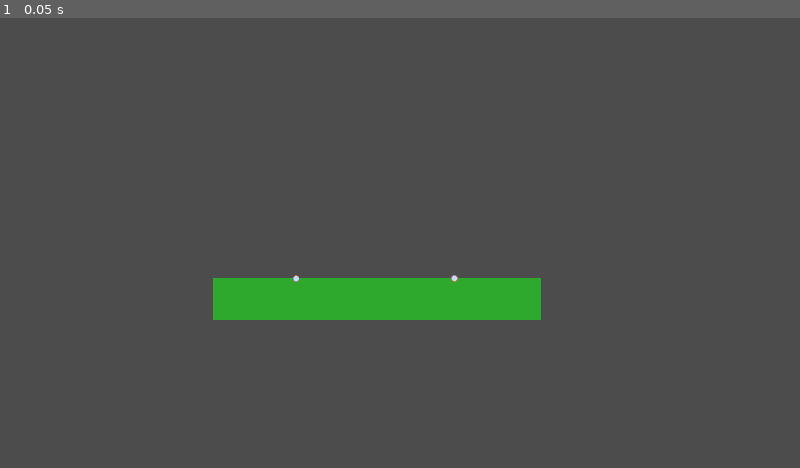
Above: before the commit, frame 1.
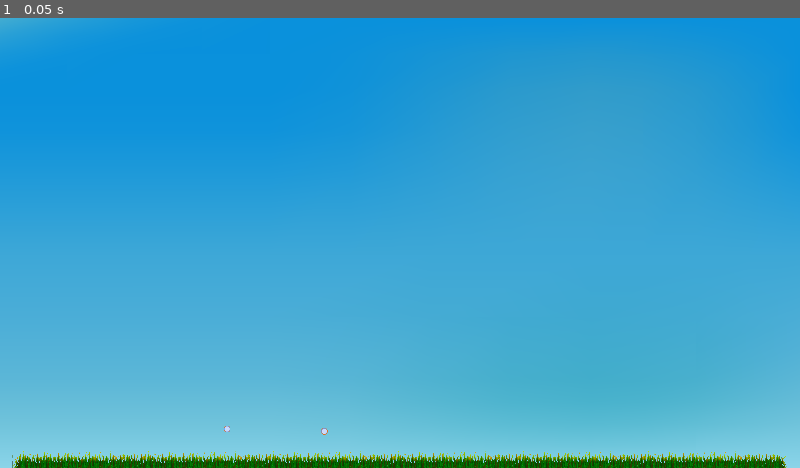
Above: after the commit, the same moment.

Repository: Drauthius/flat-builder
Game: Godot game, scene res://levels/Level1.tscn
Same seed, same stepped clock (60 frames per second), same inputs: the game is played once before the commit and once after it. Before the commit the project starts from res://Level1.tscn.
Inputs:
- Up to frame 1 (0.05 s): no input

The runs differ from the first frame. In frame 1, 100% of the frame differs, in the area x 0-100%, y 0-100%.

Commit message:
Restructured things, moved things around
Added some comments!

Diff:
--- a/Game.gd
+++ b/Game.gd
@@ -1,26 +1,168 @@
 extends Node
 
+var Beam = preload("res://scenes/Beam.tscn")
+var BeamSprite = preload("res://scenes/BeamSprite.tscn")
+
+var from = null
+var placing = null
+var playing = false
+var beams = []
+var joints = []
+
 func _ready():
-	var beam = $Beam
-	beam.get_node("Mid").mode = RigidBody2D.MODE_RIGID
-	beam.get_node("Left").mode = RigidBody2D.MODE_RIGID
-	beam.get_node("Right").mode = RigidBody2D.MODE_RIGID
-	beam.get_node("Mid").set_sleeping(false)
-	beam.get_node("Left").set_sleeping(false)
-	beam.get_node("Right").set_sleeping(false)
+	# Add the ground joints that are available in the level (identified as RigidBody2D).
+	for node in get_children():
+		if node is RigidBody2D:
+			joints.append(node)
+			# Connect the click event for the joint
+			node.connect("clicked", self, "_on_Joint_clicked")
 
-	beam = $Beam2
-	beam.get_node("Mid").mode = RigidBody2D.MODE_RIGID
-	beam.get_node("Left").mode = RigidBody2D.MODE_RIGID
-	beam.get_node("Right").mode = RigidBody2D.MODE_RIGID
-	beam.get_node("Mid").set_sleeping(false)
-	beam.get_node("Left").set_sleeping(false)
-	beam.get_node("Right").set_sleeping(false)
+func _process(delta):
+	if placing:
+		_update_placing_beam()
 
-	beam = $Beam3
-	beam.get_node("Mid").mode = RigidBody2D.MODE_RIGID
-	beam.get_node("Left").mode = RigidBody2D.MODE_RIGID
-	beam.get_node("Right").mode = RigidBody2D.MODE_RIGID
-	beam.get_node("Mid").set_sleeping(false)
-	beam.get_node("Left").set_sleeping(false)
-	beam.get_node("Right").set_sleeping(false)
+	if not playing and Input.is_action_just_pressed("ui_accept"):
+		print("PHYSICS!")
+		play()
+
+# Start physics.
+func play():
+	playing = true
+
+	for beam in beams:
+		beam.get_node("Mid").mode = RigidBody2D.MODE_RIGID
+		beam.get_node("Left").mode = RigidBody2D.MODE_RIGID
+		beam.get_node("Right").mode = RigidBody2D.MODE_RIGID
+		beam.get_node("Mid").set_sleeping(false)
+		beam.get_node("Left").set_sleeping(false)
+		beam.get_node("Right").set_sleeping(false)
+
+# Stretch and rotate the beam sprite that is currently being placed.
+func _update_placing_beam(position = null):
+	if not position:
+		position = get_viewport().get_mouse_position()
+
+	placing.look_at(position)
+	var diff = position - from.position
+	placing.get_node("Sprite").rect_size.x = diff.length()
+
+# Called when clicked on things that aren't a joint.
+# This function recieves the input event before the joint for some reason (when placing), so just handle it here I guess.
+func _unhandled_input(event):
+	if playing:
+		return
+
+	if event is InputEventMouseButton and placing and event.button_index == BUTTON_LEFT and not event.pressed:
+		#print("unhandled input")
+		get_tree().set_input_as_handled() # Marked as handled.
+
+		# Create a shape + transform for checking if a click connects to an existing joint.
+		var shape = CircleShape2D.new()
+		shape.radius = 10
+		var transform = Transform2D(0.0, event.position)
+
+		for joint in joints:
+			if joint.get_node("CollisionShape2D").shape.collide(joint.get_global_transform(), shape, transform):
+				var position = joint.get_global_transform().origin
+
+				# Update the placing node, so that _place_beam puts the end at the right place.
+				_update_placing_beam(position)
+
+				_place_beam(position, joint)
+				return
+
+		_place_beam(event.position)
+
+# Called when a joint (ground or from a beam) is clicked.
+func _on_Joint_clicked(joint):
+	if playing:
+		return
+
+	var position = joint.get_global_transform().origin
+
+	if not placing:
+		#print("attaching to ", joint)
+		from = { "joint": joint, "position": position }
+		placing = BeamSprite.instance()
+		add_child(placing)
+		placing.set_position(from.position)
+	#else:
+		# The above _unhandled_event gets the event before the click event on the joint.
+
+# Called when trying to place a beam.
+func _place_beam(position, other_joint = null):
+	# How much softness to allow for the pin joints.
+	# This needs to be greater than zero, to avoid having too rigid structures that start to vibrate.
+	var slackness = 1
+
+	# Minimum length requirement for placing beam.
+	if placing.get_node("Sprite").rect_size.x >= 16:
+		# Create a new beam
+		var beam = Beam.instance()
+		beam.set_position(placing.get_position())
+		beam.set_rotation(placing.get_rotation())
+		add_child(beam)
+
+		# Set the length of the beam (texture sprite) and the position of the right joint.
+		var length = (position - from.position).length()
+		beam.get_node("Mid/TextureRect").rect_size.x = length
+		beam.get_node("Right").position = Vector2(length, 0)
+		# The mass has to be updated to correspond with the length
+		beam.get_node("Mid").mass = length / 320.0
+
+		# This is utter shit. The joint connecting the right ball to the beam has to be added here, or it will snap back to the original position
+		# once the mode is changed to rigid (if it was added in the editor). The left joint is handled the same way for consistency.
+		yield(get_tree(), "idle_frame") # Wait a frame, because why not (probably needed for the rigid body to "update").
+		var left_joint = PinJoint2D.new()
+		left_joint.softness = slackness
+		left_joint.position = beam.get_node("Left").position - Vector2(30, 0)
+		left_joint.node_a = beam.get_node("Mid").get_path()
+		left_joint.node_b = beam.get_node("Left").get_path()
+		beam.get_node("Mid").add_child(left_joint)
+
+		var right_joint = PinJoint2D.new()
+		right_joint.softness = slackness
+		right_joint.position = beam.get_node("Right").position - Vector2(30, 0)
+		right_joint.node_a = beam.get_node("Mid").get_path()
+		right_joint.node_b = beam.get_node("Right").get_path()
+		beam.get_node("Mid").add_child(right_joint)
+
+		# Recreate the collision shape, since it is shared among all beams, but they need to be unique (since the length might be different).
+		beam.get_node("Mid/CollisionShape2D").set_shape(beam.get_node("Mid/CollisionShape2D").get_shape().duplicate(true))
+		# Set the length of the collision shape (minus a small offset)
+		beam.get_node("Mid/CollisionShape2D").shape.extents.x = length / 2 - 10
+		# Set the position of the collision shape (needs to be in the middle of the beam)
+		beam.get_node("Mid/CollisionShape2D").position.x = length / 2 - 30
+
+		# Connect the click events for the left and right joints
+		beam.get_node("Left").connect("clicked", self, "_on_Joint_clicked")
+		beam.get_node("Right").connect("clicked", self, "_on_Joint_clicked")
+
+		# Add the beam and joints to the lists
+		beams.append(beam)
+		joints.append(beam.get_node("Left"))
+		joints.append(beam.get_node("Right"))
+
+		# Add the pin joints connecting the beam with the joints it was placed upon.
+		# Have to yield here, or the thing goes haywire once the body is set to rigid.
+		yield(get_tree(), "idle_frame")
+		var joint = PinJoint2D.new()
+		beam.get_node("Mid").add_child(joint)
+		joint.softness = slackness
+		joint.position = left_joint.position
+		joint.node_a = from.joint.get_path()
+		joint.node_b = beam.get_node("Left").get_path()
+
+		# Add a pin joint for the right joint if it is connected to anything.
+		if other_joint:
+			joint = PinJoint2D.new()
+			beam.get_node("Mid").add_child(joint)
+			joint.softness = slackness
+			joint.position = right_joint.position
+			joint.node_a = other_joint.get_path()
+			joint.node_b = beam.get_node("Right").get_path()
+
+	# Clear the placing stuff.
+	placing.queue_free()
+	placing = null
+	from = null
--- a/Game.tscn
+++ /dev/null
@@ -1,178 +0,0 @@
-[gd_scene load_steps=8 format=2]
-
-[ext_resource path="res://Game.gd" type="Script" id=1]
-[ext_resource path="res://sky.png" type="Texture" id=2]
-[ext_resource path="res://grass.png" type="Texture" id=3]
-[ext_resource path="res://grass-l.png" type="Texture" id=4]
-[ext_resource path="res://grass-r.png" type="Texture" id=5]
-[ext_resource path="res://GroundJoint.tscn" type="PackedScene" id=6]
-[ext_resource path="res://Beam.tscn" type="PackedScene" id=7]
-
-[node name="Game" type="Node"]
-
-script = ExtResource( 1 )
-
-[node name="PinJoint2D" type="PinJoint2D" parent="." index="0"]
-
-position = Vector2( 337.017, 938.738 )
-node_a = NodePath("../GroundJoint")
-node_b = NodePath("../Beam/Left")
-bias = 0.0
-disable_collision = true
-softness = 0.0
-_sections_unfolded = [ "Transform" ]
-
-[node name="PinJoint2D2" type="PinJoint2D" parent="." index="1"]
-
-position = Vector2( 399.313, 931.088 )
-node_a = NodePath("../Beam/Right")
-node_b = NodePath("../Beam2/Left")
-bias = 0.0
-disable_collision = true
-softness = 0.0
-_sections_unfolded = [ "Transform" ]
-
-[node name="PinJoint2D4" type="PinJoint2D" parent="." index="2"]
-
-position = Vector2( 456.493, 945.238 )
-node_a = NodePath("../Beam2/Right")
-node_b = NodePath("../Beam3/Left")
-bias = 0.0
-disable_collision = true
-softness = 0.0
-_sections_unfolded = [ "Transform" ]
-
-[node name="PinJoint2D3" type="PinJoint2D" parent="." index="3"]
-
-position = Vector2( 520.167, 947.557 )
-node_a = NodePath("../Beam3/Right")
-node_b = NodePath("../GroundJoint2")
-bias = 0.0
-disable_collision = true
-softness = 0.0
-_sections_unfolded = [ "Transform" ]
-
-[node name="Sky" type="TextureRect" parent="." index="4"]
-
-anchor_left = 0.0
-anchor_top = 0.0
-anchor_right = 0.0
-anchor_bottom = 0.0
-margin_top = -920.0
-margin_right = 1920.0
-margin_bottom = 1080.0
-rect_pivot_offset = Vector2( 0, 0 )
-rect_clip_content = false
-mouse_filter = 1
-mouse_default_cursor_shape = 0
-size_flags_horizontal = 1
-size_flags_vertical = 1
-texture = ExtResource( 2 )
-expand = true
-stretch_mode = 0
-_sections_unfolded = [ "Anchor", "Grow Direction", "Margin", "Rect", "Size Flags" ]
-
-[node name="GrassTiles" type="TextureRect" parent="." index="5"]
-
-anchor_left = 0.0
-anchor_top = 0.0
-anchor_right = 0.0
-anchor_bottom = 0.0
-margin_left = 80.0
-margin_top = 1030.0
-margin_right = 35280.0
-margin_bottom = 2030.0
-rect_scale = Vector2( 0.05, 0.05 )
-rect_pivot_offset = Vector2( 0, 0 )
-rect_clip_content = false
-mouse_filter = 1
-mouse_default_cursor_shape = 0
-size_flags_horizontal = 1
-size_flags_vertical = 1
-texture = ExtResource( 3 )
-stretch_mode = 2
-
-[node name="GrassLeft" type="TextureRect" parent="." index="6"]
-
-anchor_left = 0.0
-anchor_top = 0.0
-anchor_right = 0.0
-anchor_bottom = 0.0
-margin_left = 30.0
-margin_top = 1030.0
-margin_right = 1030.0
-margin_bottom = 2030.0
-rect_scale = Vector2( 0.05, 0.05 )
-rect_pivot_offset = Vector2( 0, 0 )
-rect_clip_content = false
-mouse_filter = 1
-mouse_default_cursor_shape = 0
-size_flags_horizontal = 1
-size_flags_vertical = 1
-texture = ExtResource( 4 )
-stretch_mode = 2
-_sections_unfolded = [ "Rect" ]
-
-[node name="GrassRight" type="TextureRect" parent="." index="7"]
-
-anchor_left = 0.0
-anchor_top = 0.0
-anchor_right = 0.0
-anchor_bottom = 0.0
-margin_left = 1840.0
-margin_top = 1030.0
-margin_right = 2840.0
-margin_bottom = 2030.0
-rect_scale = Vector2( 0.05, 0.05 )
-rect_pivot_offset = Vector2( 0, 0 )
-rect_clip_content = false
-mouse_filter = 1
-mouse_default_cursor_shape = 0
-size_flags_horizontal = 1
-size_flags_vertical = 1
-texture = ExtResource( 5 )
-stretch_mode = 2
-_sections_unfolded = [ "Rect" ]
-
-[node name="GroundJoint" parent="." index="8" instance=ExtResource( 6 )]
-
-position = Vector2( 341.18, 946.44 )
-_sections_unfolded = [ "Pickable", "Transform" ]
-
-[node name="GroundJoint2" parent="." index="9" instance=ExtResource( 6 )]
-
-position = Vector2( 518.864, 946.092 )
-
-[node name="Beam" parent="." index="10" instance=ExtResource( 7 )]
-
-editor/display_folded = true
-position = Vector2( 341.749, 946.178 )
-rotation = -0.261799
-
-[node name="TextureRect" parent="Beam/Mid" index="0"]
-
-stretch_mode = 0
-
-[node name="Beam2" parent="." index="11" instance=ExtResource( 7 )]
-
-editor/display_folded = true
-position = Vector2( 400.088, 930.868 )
-rotation = 0.261799
-
-[node name="TextureRect" parent="Beam2/Mid" index="0"]
-
-stretch_mode = 0
-
-[node name="Beam3" parent="." index="12" instance=ExtResource( 7 )]
-
-editor/display_folded = true
-position = Vector2( 459.239, 946.178 )
-
-[node name="TextureRect" parent="Beam3/Mid" index="0"]
-
-stretch_mode = 0
-
-
-[editable path="Beam"]
-[editable path="Beam2"]
-[editable path="Beam3"]
--- a/Joint.tscn
+++ /dev/null
@@ -1,40 +0,0 @@
-[gd_scene load_steps=3 format=2]
-
-[ext_resource path="res://joint.png" type="Texture" id=1]
-
-[sub_resource type="CircleShape2D" id=1]
-
-custom_solver_bias = 0.0
-radius = 8.4973
-
-[node name="Joint" type="Node2D"]
-
-[node name="RigidBody2D" type="RigidBody2D" parent="." index="0"]
-
-input_pickable = false
-collision_layer = 1
-collision_mask = 1
-mode = 0
-mass = 1.0
-friction = 1.0
-bounce = 0.0
-gravity_scale = 1.0
-custom_integrator = false
-continuous_cd = 0
-contacts_reported = 0
-contact_monitor = false
-sleeping = false
-can_sleep = true
-linear_velocity = Vector2( 0, 0 )
-linear_damp = -1.0
-angular_velocity = 0.0
-angular_damp = -1.0
-
-[node name="CollisionShape2D" type="CollisionShape2D" parent="RigidBody2D" index="0"]
-
-shape = SubResource( 1 )
-disabled = true
-
-[node name="Sprite" type="Sprite" parent="." index="1"]
-
-texture = ExtResource( 1 )
--- a/Level1.gd
+++ /dev/null
@@ -1,184 +0,0 @@
-extends Node
-
-var Beam = preload("res://Beam.tscn")
-var BeamSprite = preload("res://BeamSprite.tscn")
-
-var from = null
-var placing = null
-
-var playing = false
-var beams = []
-var joints = []
-
-func _ready():
-	joints.append($GroundJoint)
-	joints.append($GroundJoint2)
-
-func _process(delta):
-	if placing:
-		var mpos = get_viewport().get_mouse_position()
-		placing.look_at(mpos)
-		var diff = mpos - from.position
-		placing.get_node("Sprite").rect_size.x = diff.length()
-
-	if not playing and Input.is_action_just_pressed("ui_accept"):
-		print("PHYSICS!")
-		play()
-
-func play():
-	playing = true
-
-	#var joint = $PinJoint2D
-	#joint.node_a = NodePath("../GroundJoint")
-	#joint.node_b = NodePath("../Beam/Left")
-
-	for beam in beams:
-		beam.get_node("Mid").mode = RigidBody2D.MODE_RIGID
-		beam.get_node("Left").mode = RigidBody2D.MODE_RIGID
-		beam.get_node("Right").mode = RigidBody2D.MODE_RIGID
-		beam.get_node("Mid").set_sleeping(false)
-		beam.get_node("Left").set_sleeping(false)
-		beam.get_node("Right").set_sleeping(false)
-
-func _unhandled_input(event):
-	if playing:
-		return
-
-	if event is InputEventMouseButton and placing and event.button_index == BUTTON_LEFT and not event.pressed:
-		#print("unhandled event")
-		get_tree().set_input_as_handled()
-
-		# This function recieves the input event before the joint for some reason, so just handle it here I guess.
-		var shape = CircleShape2D.new()
-		shape.radius = 10
-		var transform = Transform2D(0.0, event.position)
-		for joint in joints:
-			if joint.get_node("CollisionShape2D").shape.collide(joint.get_global_transform(), shape, transform):
-				#print("Join joints!")
-				# Update the placing node, so that _place_beam puts the end at the right place.
-				var position = joint.get_global_transform().origin #+ Vector2(100, 100)
-				placing.look_at(position)
-				placing.get_node("Sprite").rect_size.x = (position - from.position).length()
-				_place_beam(position, joint)
-				return
-		_place_beam(event.position)
-
-func _on_Joint_clicked(joint):
-	if playing:
-		return
-
-	var position = joint.get_global_transform().origin
-	#print("pos ", position)
-
-	if not placing:
-		#print("attaching to ", joint)
-		from = { "joint": joint, "position": position }
-		placing = BeamSprite.instance()
-		add_child(placing)
-		placing.set_position(from.position)
-	#else:
-		#print("This shouldn't trigger")
-
-#		print("re-using ", joint)
-#		# Update the placing node, so that _place_beam puts the end at the right place.
-#		placing.look_at(position)
-#		position += Vector2(100, 100)
-#		placing.get_node("Sprite").scale.x = (position - from).length() / 32.0
-#		placing.queue_free()
-#		placing = null
-#		from = null
-#		#_place_beam(position)
-
-func _place_beam(position, other_joint = null):
-	var slackness = 1
-
-	if placing.get_node("Sprite").rect_size.x > 16:
-		var beam = Beam.instance()
-		beam.set_position(placing.get_position())
-		beam.set_rotation(placing.get_rotation())
-		add_child(beam)
-
-		var length = (position - from.position).length()
-		beam.get_node("Mid/TextureRect").rect_size.x = length
-		beam.get_node("Right").position = Vector2(length, 0)
-
-		# This is utter shit. The joint connecting the right ball to the beam has to be added here, or it will snap back to the original position
-		# once the mode is changed to rigid.
-		yield(get_tree(), "idle_frame")
-		var meh1 = PinJoint2D.new()
-		meh1.softness = slackness
-		meh1.position = beam.get_node("Left").position - Vector2(30, 0)
-		#meh.position = Vector2(-30, 0)
-		meh1.node_a = beam.get_node("Mid").get_path()
-		meh1.node_b = beam.get_node("Left").get_path()
-		beam.get_node("Mid").add_child(meh1)
-
-		var meh2 = PinJoint2D.new()
-		meh2.softness = slackness
-		meh2.position = beam.get_node("Right").position - Vector2(30, 0)
-		#meh.position = Vector2(-30, 0)
-		meh2.node_a = beam.get_node("Mid").get_path()
-		meh2.node_b = beam.get_node("Right").get_path()
-		beam.get_node("Mid").add_child(meh2)
-		#beam.remove_child(beam.get_node("Mid/PinJoint2D2"))
-		#beam.get_node("Mid/PinJoint2D2").position = Vector2(length, 0)
-		#beam.get_node("Right/CollisionShape2D").position = Vector2(0, 0) # Vector2(length - 60, 0)
-		#beam.get_node("Right/CollisionShape2D").position = Vector2(length, 0)
-		#var meh3 = RectangleShape2D.new()
-		#beam.get_node("Mid/CollisionShape2D").instance()
-		beam.get_node("Mid/CollisionShape2D").set_shape(beam.get_node("Mid/CollisionShape2D").get_shape().duplicate(true))
-		beam.get_node("Mid/CollisionShape2D").shape.extents.x = length / 2 - 10
-		beam.get_node("Mid/CollisionShape2D").position.x = length / 2 - 30
-		beam.get_node("Left").connect("clicked", self, "_on_Joint_clicked")
-		beam.get_node("Right").connect("clicked", self, "_on_Joint_clicked")
-		beams.append(beam)
-		joints.append(beam.get_node("Left"))
-		joints.append(beam.get_node("Right"))
-
-		beam.get_node("Mid").mass = length / 320.0
-		print("New mass ", beam.get_node("Mid").mass)
-
-		# Have to yield here, or the thing goes haywire once the body is set to
-		# rigid.
-		yield(get_tree(), "idle_frame")
-		var joint = PinJoint2D.new()
-		joint.softness = slackness
-		#joint.position = from.position
-		joint.position = meh1.position
-		#joint.position = beam.get_node("Mid").get_transform().xform_inv(from.position)
-		#joint.position = $GroundJoint.position
-		beam.get_node("Mid").add_child(joint)
-		#add_child(joint)
-		#print($GroundJoint)
-		#print($GroundJoint.get_path())
-		#print(joint.position)
-		#print(from.joint.get_name())
-		#print(from.joint.get_path())
-		#print(beam.get_node("Left").get_path())
-		joint.node_a = from.joint.get_path()
-		joint.node_b = beam.get_node("Left").get_path()
-		#joint.softness = 0
-		#joint.bias = 0
-		#joint.disable_collision = true
-		#joint.node_b = NodePath("../GroundJoint")
-		#joint.node_a = NodePath("../Beam/Left")
-
-		#var joint = $PinJoint2D
-		#joint.node_a = NodePath("../GroundJoint")
-		#joint.node_b = NodePath("../Beam/Left")
-
-		if other_joint:
-			joint = PinJoint2D.new()
-			joint.softness = slackness
-			joint.position = meh2.position
-			#joint.position = other_joint.get_global_transform().origin
-			#joint.position = beam.get_transform().xform_inv(other_joint.get_global_transform().origin)
-			joint.node_a = other_joint.get_path()
-			joint.node_b = beam.get_node("Right").get_path()
-			#add_child(joint)
-			#beam.add_child(joint)
-			beam.get_node("Mid").add_child(joint)
-		#print("bye")
-	placing.queue_free()
-	placing = null
-	from = null
--- /dev/null
+++ b/levels/Level1.tscn
@@ -0,0 +1,97 @@
+[gd_scene load_steps=7 format=2]
+
+[ext_resource path="res://Game.gd" type="Script" id=1]
+[ext_resource path="res://sprites/sky.png" type="Texture" id=2]
+[ext_resource path="res://sprites/grass.png" type="Texture" id=3]
+[ext_resource path="res://sprites/grass-l.png" type="Texture" id=4]
+[ext_resource path="res://sprites/grass-r.png" type="Texture" id=5]
+[ext_resource path="res://scenes/GroundJoint.tscn" type="PackedScene" id=6]
+
+[node name="Game" type="Node" index="0"]
+
+script = ExtResource( 1 )
+
+[node name="Sky" type="TextureRect" parent="." index="0"]
+
+anchor_left = 0.0
+anchor_top = 0.0
+anchor_right = 1.0
+anchor_bottom = 1.0
+rect_pivot_offset = Vector2( 0, 0 )
+rect_clip_content = false
+mouse_filter = 2
+mouse_default_cursor_shape = 0
+size_flags_horizontal = 1
+size_flags_vertical = 1
+texture = ExtResource( 2 )
+expand = true
+stretch_mode = 0
+
+[node name="GrassTiles" type="TextureRect" parent="." index="1"]
+
+anchor_left = 0.0
+anchor_top = 0.0
+anchor_right = 0.0
+anchor_bottom = 0.0
+margin_left = 80.0
+margin_top = 1030.0
+margin_right = 35280.0
+margin_bottom = 2030.0
+rect_scale = Vector2( 0.05, 0.05 )
+rect_pivot_offset = Vector2( 0, 0 )
+rect_clip_content = false
+mouse_filter = 2
+mouse_default_cursor_shape = 0
+size_flags_horizontal = 1
+size_flags_vertical = 1
+texture = ExtResource( 3 )
+stretch_mode = 2
+
+[node name="GrassLeft" type="TextureRect" parent="." index="2"]
+
+anchor_left = 0.0
+anchor_top = 0.0
+anchor_right = 0.0
+anchor_bottom = 0.0
+margin_left = 30.0
+margin_top = 1030.0
+margin_right = 1030.0
+margin_bottom = 2030.0
+rect_scale = Vector2( 0.05, 0.05 )
+rect_pivot_offset = Vector2( 0, 0 )
+rect_clip_content = false
+mouse_filter = 2
+mouse_default_cursor_shape = 0
+size_flags_horizontal = 1
+size_flags_vertical = 1
+texture = ExtResource( 4 )
+stretch_mode = 2
+
+[node name="GrassRight" type="TextureRect" parent="." index="3"]
+
+anchor_left = 0.0
+anchor_top = 0.0
+anchor_right = 0.0
+anchor_bottom = 0.0
+margin_left = 1840.0
+margin_top = 1030.0
+margin_right = 2840.0
+margin_bottom = 2030.0
+rect_scale = Vector2( 0.05, 0.05 )
+rect_pivot_offset = Vector2( 0, 0 )
+rect_clip_content = false
+mouse_filter = 2
+mouse_default_cursor_shape = 0
+size_flags_horizontal = 1
+size_flags_vertical = 1
+texture = ExtResource( 5 )
+stretch_mode = 2
+
+[node name="GroundJoint" parent="." index="4" instance=ExtResource( 6 )]
+
+position = Vector2( 545.164, 986.439 )
+_sections_unfolded = [ "Collision", "Pickable", "Transform" ]
+
+[node name="GroundJoint2" parent="." index="5" instance=ExtResource( 6 )]
+
+position = Vector2( 778.431, 991.899 )
--- a/Level1.tscn
+++ b/levels/TestLevel.tscn
@@ -1,9 +1,11 @@
 [gd_scene load_steps=3 format=2]
 
-[ext_resource path="res://Level1.gd" type="Script" id=1]
-[ext_resource path="res://GroundJoint.tscn" type="PackedScene" id=2]
+[ext_resource path="res://Game.gd" type="Script" id=1]
+[ext_resource path="res://scenes/GroundJoint.tscn" type="PackedScene" id=2]
 
-[node name="Level1" type="Node"]
+
+
+[node name="TestLevel" type="Node" index="0"]
 
 script = ExtResource( 1 )
 
--- a/project.godot
+++ b/project.godot
@@ -11,7 +11,7 @@
 [application]
 
 config/name="LD42"
-run/main_scene="res://Level1.tscn"
+run/main_scene="res://levels/Level1.tscn"
 config/icon="res://icon.png"
 
 [display]
--- a/Beam.tscn
+++ b/scenes/Beam.tscn
@@ -1,8 +1,11 @@
 [gd_scene load_steps=7 format=2]
 
-[ext_resource path="res://pierrebeam.png" type="Texture" id=1]
+[ext_resource path="res://sprites/beam.png" type="Texture" id=1]
 [ext_resource path="res://Joint.gd" type="Script" id=2]
-[ext_resource path="res://joint.png" type="Texture" id=3]
+[ext_resource path="res://sprites/joint.png" type="Texture" id=3]
+
+
+
 
 [sub_resource type="RectangleShape2D" id=1]
 
--- a/BeamSprite.tscn
+++ b/scenes/BeamSprite.tscn
@@ -1,6 +1,8 @@
 [gd_scene load_steps=2 format=2]
 
-[ext_resource path="res://pierrebeam.png" type="Texture" id=1]
+[ext_resource path="res://sprites/beam.png" type="Texture" id=1]
+
+
 
 [node name="BeamSprite" type="Node2D"]
 
--- a/GroundJoint.tscn
+++ b/scenes/GroundJoint.tscn
@@ -1,7 +1,8 @@
 [gd_scene load_steps=5 format=2]
 
 [ext_resource path="res://Joint.gd" type="Script" id=1]
-[ext_resource path="res://joint.png" type="Texture" id=2]
+[ext_resource path="res://sprites/joint.png" type="Texture" id=2]
+
 
 [sub_resource type="CircleShape2D" id=1]
 
Binary file removed: beam.png
Renamed: pierrebeam.png -> sprites/beam.png
Not shown, changed: sprites/beam.png.import
Renamed: grass-l.png -> sprites/grass-l.png
Not shown, changed: sprites/grass-l.png.import
Renamed: grass-r.png -> sprites/grass-r.png
Not shown, changed: sprites/grass-r.png.import
Renamed: grass.png -> sprites/grass.png
Not shown, changed: sprites/grass.png.import
Renamed: joint.png -> sprites/joint.png
Not shown, changed: sprites/joint.png.import
Renamed: landscape.png -> sprites/landscape.png
(and 3 more such lines)
